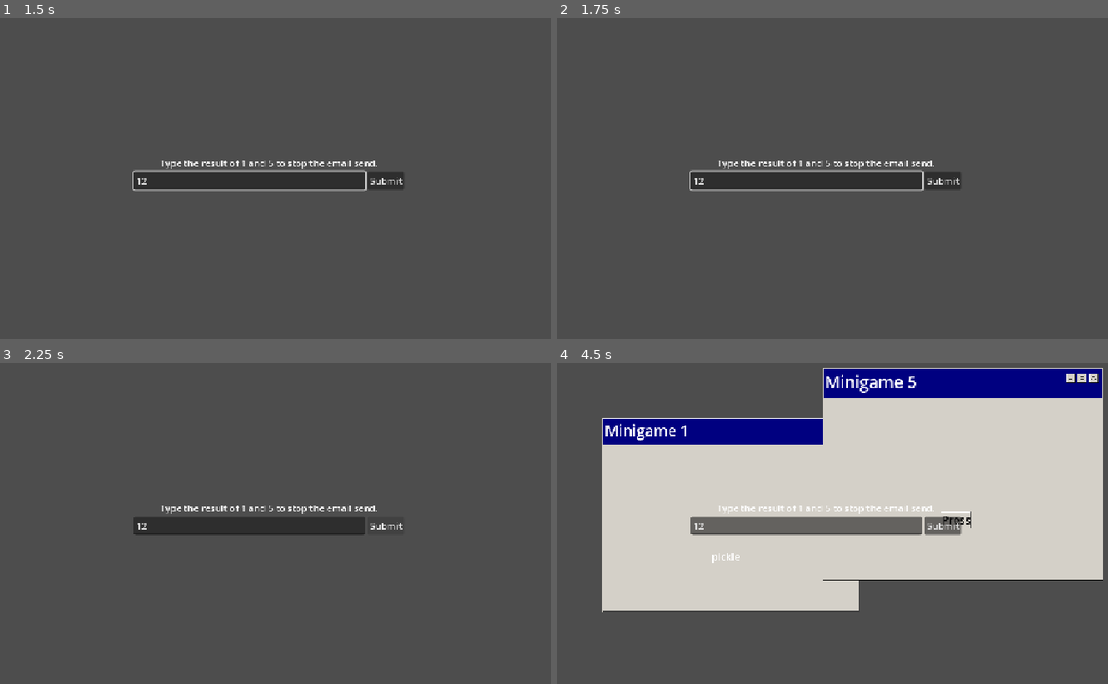
Above: before the commit, frames 1-4 (two rows, left to right).
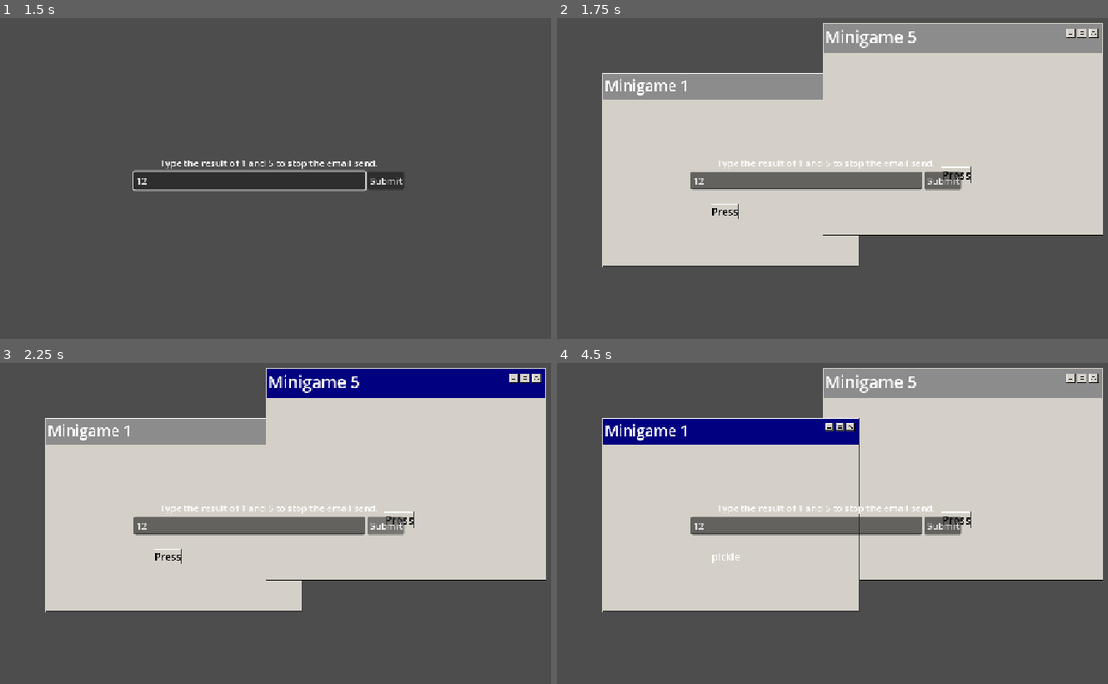
Above: after the commit, the same moments.

Repository: Vikociraptor/can_i_unsend
Game: Godot game, scene res://MainMenu.tscn
Two runs of this game, one before a commit and one after it. Both use one fixed random seed, a clock stepped at 60 frames per second and the inputs below.
Inputs (mouse positions are in pixels of both pictures, inside the frame that each line leads up to):
- Up to frame 1 (1.5 s): click (22, 197) at 0.5 s; click (247, 181) at 1.27 s; type "12" at 1.35 s
- Up to frame 2 (1.75 s): no input
- Up to frame 3 (2.25 s): click "Submit" at 2 s
- Up to frame 4 (4.5 s): click (826, 427) at 2.77 s; click (838, 427) at 3.52 s; click "Press" at 4.25 s

Frame 1 is identical in both runs. In frame 2, 58% of the frame differs, in the area x 8-100%, y 1-78%; in frame 3, 58%; in frame 4, 4.9%.

Commit message:
Added drag ability for windows

Diff:
--- a/main_game_loop.gd
+++ b/main_game_loop.gd
@@ -5,7 +5,7 @@
 @export var screen_margin := 16.0
 @export var min_scale := 0.6
 @export var max_scale := 1.0
-@export var intro_duration := 3.0
+@export var intro_duration := 1.0
 @export var words: Array[String] = ["apple", "rocket", "banana", "spider", "pickle", "laptop", "cactus", "wizard"]
 
 signal code_correct
@@ -18,6 +18,7 @@
 var available_words: Array[String] = []
 var results: Dictionary = {}
 var code_order: Array[String] = []
+var placed_minigames: Array[Node2D] = []
 
 func _ready() -> void:
 	available_words = words.duplicate()
@@ -49,6 +50,7 @@
 func place_minigame(minigame: Node2D) -> void:
 	minigame.finished.connect(_on_minigame_finished.bind(minigame), CONNECT_ONE_SHOT)
 	add_child(minigame)
+	placed_minigames.append(minigame)
 
 	var random_scale := randf_range(min_scale, max_scale)
 	minigame.scale = Vector2.ONE * random_scale
@@ -62,6 +64,27 @@
 		randf_range(screen_margin, max_pos.y)
 	)
 	minigame.position = top_left - bounds.position * random_scale
+
+func _input(event: InputEvent) -> void:
+	if event is InputEventMouseButton and event.pressed and event.button_index == MOUSE_BUTTON_LEFT:
+		_activate_window_at(get_global_mouse_position())
+
+func _activate_window_at(point: Vector2) -> void:
+	var clicked: Node2D = null
+	var order := placed_minigames.duplicate()
+	order.sort_custom(func(a, b): return a.z_index > b.z_index or (a.z_index == b.z_index and a.get_index() > b.get_index()))
+	for minigame in order:
+		if is_instance_valid(minigame) and minigame.visible and minigame.contains_point(point):
+			clicked = minigame
+			break
+
+	# Clicking empty space makes every window inactive.
+	for minigame in placed_minigames:
+		if is_instance_valid(minigame):
+			minigame.set_active(minigame == clicked)
+
+	if clicked:
+		move_child(clicked, -1)
 
 func _get_content_bounds(minigame: Node2D) -> Rect2:
 	var bounds := Rect2()
--- a/minigames/minigame.gd
+++ b/minigames/minigame.gd
@@ -4,13 +4,61 @@
 
 @export var display_name := "Minigame"
 
+const Z_INACTIVE := 0
+const Z_ACTIVE := 1
+const HEADER_ACTIVE := preload("res://assets/RetroWindowsGUI/Window_Header.png")
+const HEADER_INACTIVE := preload("res://assets/RetroWindowsGUI/Window_Header_Inactive.png")
+
+@onready var window: NinePatchRect = $Window
 @onready var button: Button = $Button/Button
 @onready var button_holder: Control = $Button
 @onready var result: Label = $Result
 
+var active := false
+var mouseOver: bool
+var dragging := false
+var drag_offset: Vector2
+
 func _ready() -> void:
 	result.hide()
+	set_active(false)  # every window starts inactive
 
+func set_active(value: bool) -> void:
+	active = value
+	if not active:
+		dragging = false
+	z_index = Z_ACTIVE if active else Z_INACTIVE
+	window.texture = HEADER_ACTIVE if active else HEADER_INACTIVE
+
+func contains_point(global_point: Vector2) -> bool:
+	return window.get_global_rect().has_point(global_point)
+
+func _process(_delta: float) -> void:
+	var mouse := get_global_mouse_position()
+
+	if Input.is_action_just_pressed("Click") and active and mouseOver:
+		dragging = true
+		drag_offset = global_position - mouse
+
+	if dragging:
+		if Input.is_action_pressed("Click"):
+			global_position = mouse + drag_offset
+			_clamp_to_screen()
+		else:
+			dragging = false
+
+func _clamp_to_screen() -> void:
+	var rect := window.get_global_rect()          # visible window, already scaled
+	var screen := get_viewport_rect().size
+	var max_pos := (screen - rect.size).max(Vector2.ZERO)  # if the window is bigger than the screen, pin it to the top-left
+	var clamped := rect.position.clamp(Vector2.ZERO, max_pos)
+	global_position += clamped - rect.position    # move the whole minigame by however far the window was over
+
+func _on_move_area_mouse_entered() -> void:
+	mouseOver = true
+
+func _on_move_area_mouse_exited() -> void:
+	mouseOver = false
 
 func _on_button_pressed() -> void:
 	print("pressed: ", display_name)
--- a/minigames/minigame_1.tscn
+++ b/minigames/minigame_1.tscn
@@ -40,6 +40,9 @@
 [sub_resource type="AtlasTexture" id="AtlasTexture_ymfxl"]
 atlas = ExtResource("5_jbnu7")
 region = Rect2(48, 0, 16, 16)
+
+[sub_resource type="RectangleShape2D" id="RectangleShape2D_be312"]
+size = Vector2(496.5, 55)
 
 [node name="Minigame1" type="Node2D" unique_id=553078582]
 script = ExtResource("1_3jprq")
@@ -137,4 +140,12 @@
 offset_bottom = 399.0
 theme_override_font_sizes/font_size = 23
 
+[node name="MoveArea" type="Area2D" parent="." unique_id=2037982697]
+
+[node name="CollisionShape2D" type="CollisionShape2D" parent="MoveArea" unique_id=1544029002]
+position = Vector2(545.75, 100.5)
+shape = SubResource("RectangleShape2D_be312")
+
 [connection signal="pressed" from="Button/Button" to="." method="_on_button_pressed"]
+[connection signal="mouse_entered" from="MoveArea" to="." method="_on_move_area_mouse_entered"]
+[connection signal="mouse_exited" from="MoveArea" to="." method="_on_move_area_mouse_exited"]
--- a/minigames/minigame_2.tscn
+++ b/minigames/minigame_2.tscn
@@ -40,6 +40,9 @@
 [sub_resource type="AtlasTexture" id="AtlasTexture_ymfxl"]
 atlas = ExtResource("5_jbnu7")
 region = Rect2(48, 0, 16, 16)
+
+[sub_resource type="RectangleShape2D" id="RectangleShape2D_be312"]
+size = Vector2(496.5, 55)
 
 [node name="Minigame2" type="Node2D" unique_id=553078582]
 script = ExtResource("1_3jprq")
@@ -137,4 +140,12 @@
 offset_bottom = 399.0
 theme_override_font_sizes/font_size = 23
 
+[node name="MoveArea" type="Area2D" parent="." unique_id=2037982697]
+
+[node name="CollisionShape2D" type="CollisionShape2D" parent="MoveArea" unique_id=1544029002]
+position = Vector2(545.75, 100.5)
+shape = SubResource("RectangleShape2D_be312")
+
 [connection signal="pressed" from="Button/Button" to="." method="_on_button_pressed"]
+[connection signal="mouse_entered" from="MoveArea" to="." method="_on_move_area_mouse_entered"]
+[connection signal="mouse_exited" from="MoveArea" to="." method="_on_move_area_mouse_exited"]
--- a/minigames/minigame_3.tscn
+++ b/minigames/minigame_3.tscn
@@ -40,6 +40,9 @@
 [sub_resource type="AtlasTexture" id="AtlasTexture_ymfxl"]
 atlas = ExtResource("5_jbnu7")
 region = Rect2(48, 0, 16, 16)
+
+[sub_resource type="RectangleShape2D" id="RectangleShape2D_be312"]
+size = Vector2(496.5, 55)
 
 [node name="Minigame3" type="Node2D" unique_id=553078582]
 script = ExtResource("1_3jprq")
@@ -137,4 +140,12 @@
 offset_bottom = 399.0
 theme_override_font_sizes/font_size = 23
 
+[node name="MoveArea" type="Area2D" parent="." unique_id=2037982697]
+
+[node name="CollisionShape2D" type="CollisionShape2D" parent="MoveArea" unique_id=1544029002]
+position = Vector2(545.75, 100.5)
+shape = SubResource("RectangleShape2D_be312")
+
 [connection signal="pressed" from="Button/Button" to="." method="_on_button_pressed"]
+[connection signal="mouse_entered" from="MoveArea" to="." method="_on_move_area_mouse_entered"]
+[connection signal="mouse_exited" from="MoveArea" to="." method="_on_move_area_mouse_exited"]
--- a/minigames/minigame_4.tscn
+++ b/minigames/minigame_4.tscn
@@ -40,6 +40,9 @@
 [sub_resource type="AtlasTexture" id="AtlasTexture_ymfxl"]
 atlas = ExtResource("5_jbnu7")
 region = Rect2(48, 0, 16, 16)
+
+[sub_resource type="RectangleShape2D" id="RectangleShape2D_be312"]
+size = Vector2(496.5, 55)
 
 [node name="Minigame4" type="Node2D" unique_id=553078582]
 script = ExtResource("1_3jprq")
@@ -137,4 +140,12 @@
 offset_bottom = 399.0
 theme_override_font_sizes/font_size = 23
 
+[node name="MoveArea" type="Area2D" parent="." unique_id=2037982697]
+
+[node name="CollisionShape2D" type="CollisionShape2D" parent="MoveArea" unique_id=1544029002]
+position = Vector2(545.75, 100.5)
+shape = SubResource("RectangleShape2D_be312")
+
 [connection signal="pressed" from="Button/Button" to="." method="_on_button_pressed"]
+[connection signal="mouse_entered" from="MoveArea" to="." method="_on_move_area_mouse_entered"]
+[connection signal="mouse_exited" from="MoveArea" to="." method="_on_move_area_mouse_exited"]
--- a/minigames/minigame_5.tscn
+++ b/minigames/minigame_5.tscn
@@ -40,6 +40,9 @@
 [sub_resource type="AtlasTexture" id="AtlasTexture_ymfxl"]
 atlas = ExtResource("5_jbnu7")
 region = Rect2(48, 0, 16, 16)
+
+[sub_resource type="RectangleShape2D" id="RectangleShape2D_be312"]
+size = Vector2(496.5, 55)
 
 [node name="Minigame5" type="Node2D" unique_id=553078582]
 script = ExtResource("1_3jprq")
@@ -137,4 +140,12 @@
 offset_bottom = 399.0
 theme_override_font_sizes/font_size = 23
 
+[node name="MoveArea" type="Area2D" parent="." unique_id=2037982697]
+
+[node name="CollisionShape2D" type="CollisionShape2D" parent="MoveArea" unique_id=1544029002]
+position = Vector2(545.75, 100.5)
+shape = SubResource("RectangleShape2D_be312")
+
 [connection signal="pressed" from="Button/Button" to="." method="_on_button_pressed"]
+[connection signal="mouse_entered" from="MoveArea" to="." method="_on_move_area_mouse_entered"]
+[connection signal="mouse_exited" from="MoveArea" to="." method="_on_move_area_mouse_exited"]
--- a/project.godot
+++ b/project.godot
@@ -21,6 +21,14 @@
 window/stretch/aspect="expand"
 mouse_cursor/custom_image="uid://bc4vjcy1olnca"
 
+[input]
+
+Click={
+"deadzone": 0.2,
+"events": [Object(InputEventMouseButton,"resource_local_to_scene":false,"resource_name":"","device":-1,"window_id":0,"alt_pressed":false,"shift_pressed":false,"ctrl_pressed":false,"meta_pressed":false,"button_mask":0,"position":Vector2(0, 0),"global_position":Vector2(0, 0),"factor":1.0,"button_index":1,"canceled":false,"pressed":false,"double_click":false,"script":null)
+]
+}
+
 [physics]
 
 3d/physics_engine="Jolt Physics"
